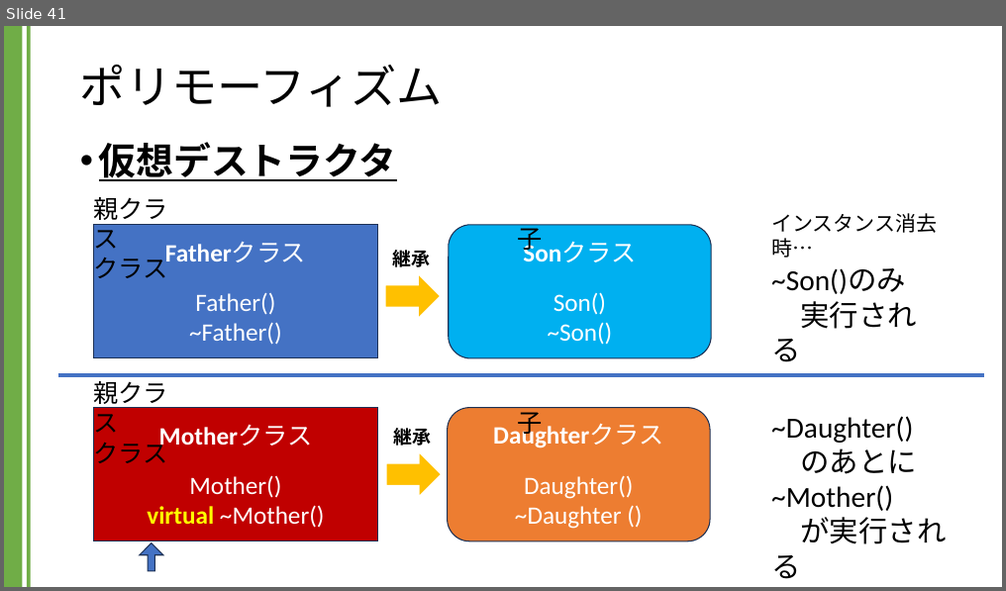
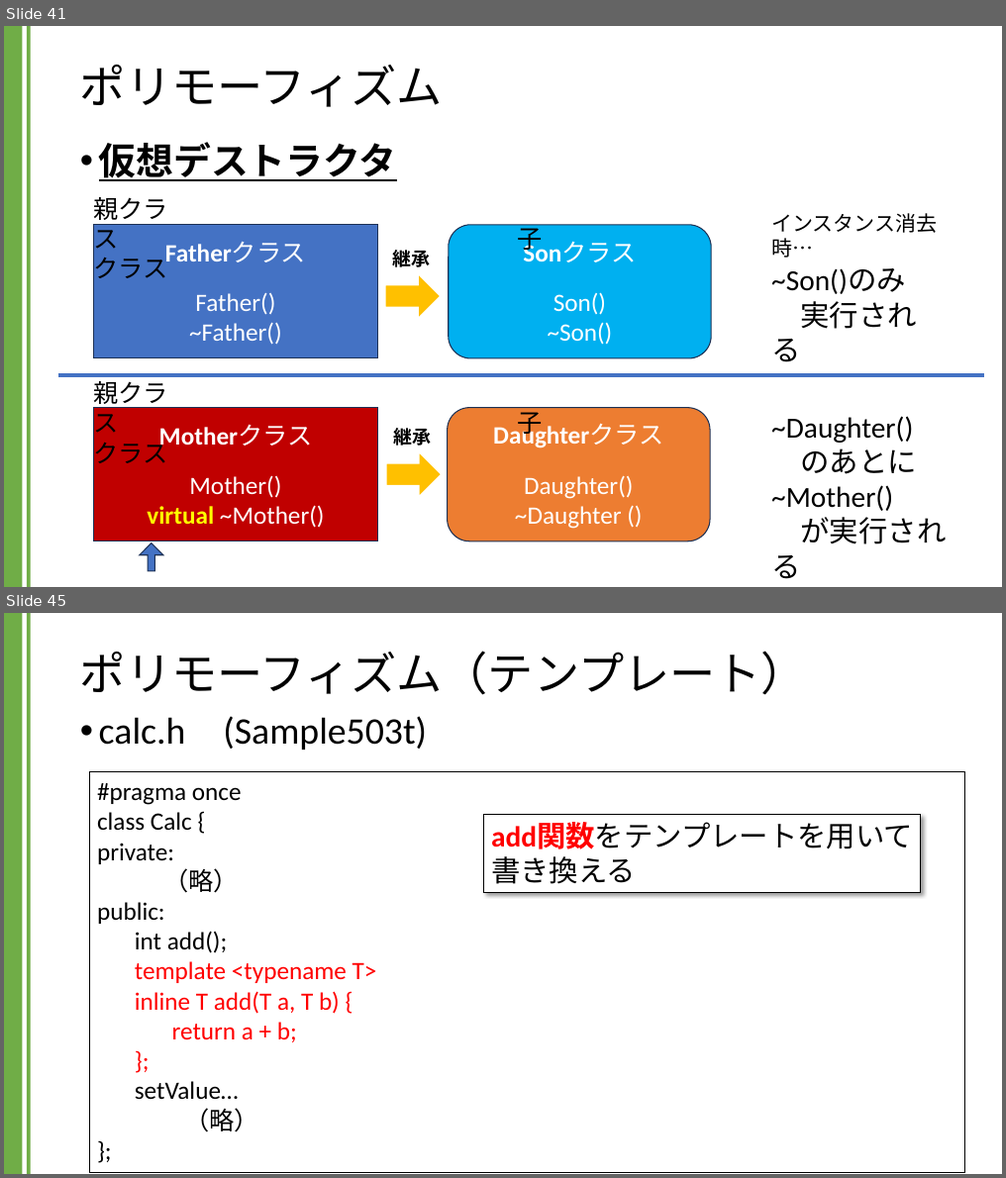
Before and after one commit to kic-murata/cpp2024, a slide deck: 授業資料/講義資料：継承とポリモーフィズム.pptx. Shown one above the other, each under a label of ours: slide 41 before the commit, slides 41 and 45 after it; the slides between them are not shown. The pictures are 1006x591 and 1006x1178 pixels, drawn with LibreOffice and Linux fonts; fonts in the diff are those of the drawing. Boxes give left, top, right and bottom in pixels: in the first picture for what was removed or moved away, otherwise in the second. Text is boxed around its words. In the diff, an @@ line names an element or a change of style, - is before the commit and + after.

```diff
--- a/授業資料/講義資料：継承とポリモーフィズム.pptx
+++ b/授業資料/講義資料：継承とポリモーフィズム.pptx
@@ slide 45 added at <box>4,613,1002,1174</box>, background #FFFFFF; not listed: 2 template elements that a slide beside it also shows @@
@@ title added at <box>80,651,807,695</box>, 44 pt, text #000000 @@
+ポリモーフィズム（テンプレート）
@@ text added at <box>99,716,427,750</box>, 36 pt, text #000000 @@
+• calc.h (Sample503t)
@@ rectangle added at <box>90,771,965,1172</box>, outline #000000 0.75 pt, 24 pt, text #000000 @@
+#pragma once
+class Calc {
+private:
+（略）
+public:
+int add();
+template <typename T>
+inline T add(T a, T b) {
+return a + b;
+};
+setValue…
+（略）
+};
@@ rectangle added at <box>484,814,921,892</box>, fill #FFFFFF, outline #000000 0.75 pt, 28 pt, text #000000 @@
+add関数をテンプレートを用いて
+書き換える
```
Also in this commit, not shown: 1 slide changed, 9 other slides added.
